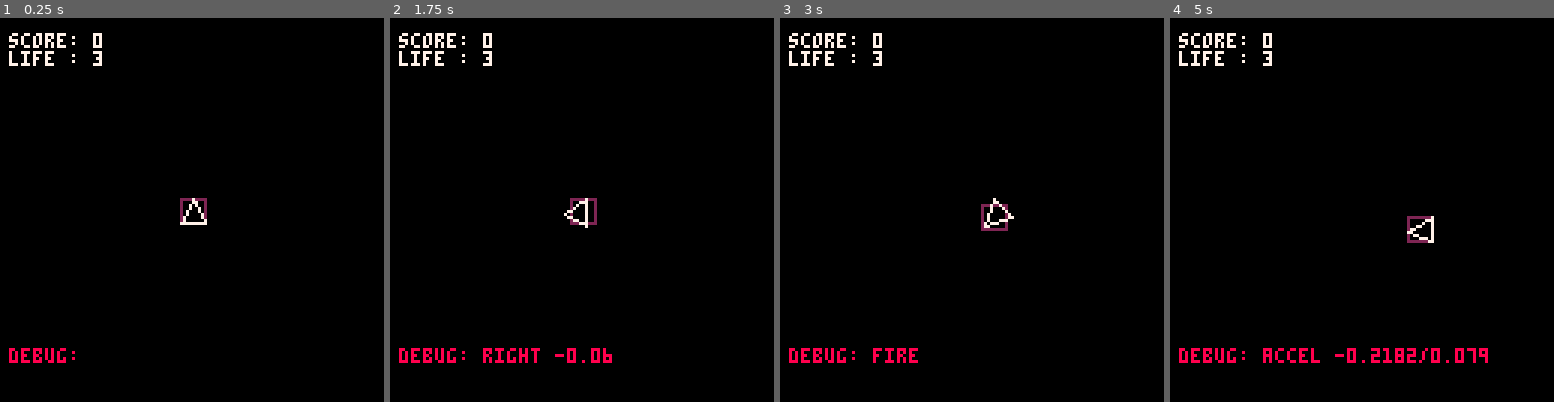
Above: before the commit, frames 1-4 (left to right).
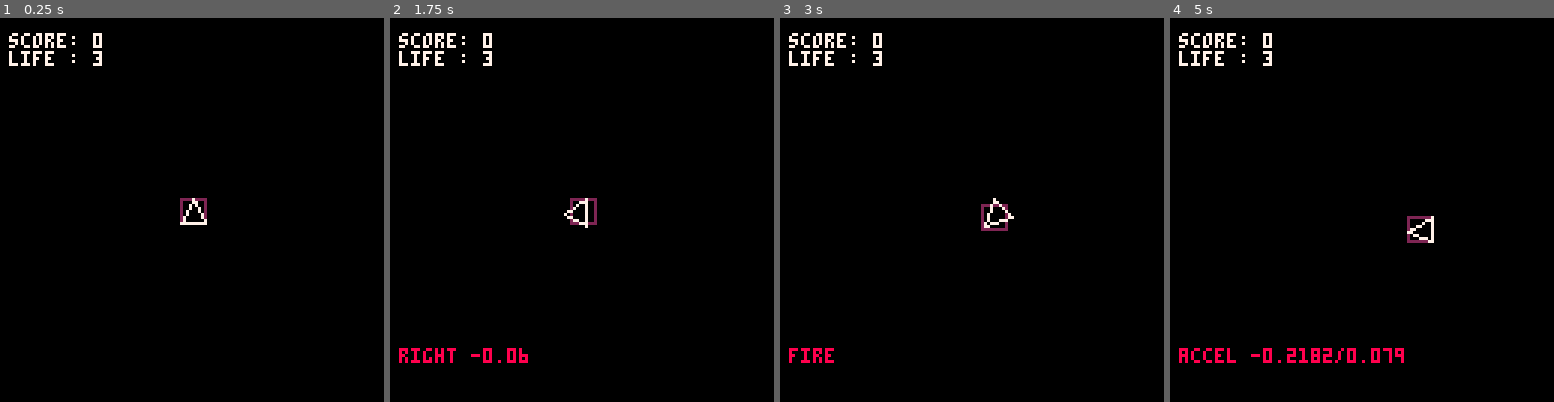
Above: after the commit, the same moments.

Repository: devcherchecollegue-org/back-to-the-90s
Game: PICO-8 cartridge asteroid.p8
Same seed, same stepped clock (60 frames per second), same inputs: the game is played once before the commit and once after it.
Inputs:
- Up to frame 1 (0.25 s): no input
- Up to frame 2 (1.75 s): tap X (X key) at 0.33, 1.07 s; hold Right from 1.6 s (still down)
- Up to frame 3 (3 s): tap X (X key) at 1.85, 2.97 s; release Right at 2.1 s; hold Up 2.15-2.42 s; hold Right from 2.47 s (still down)
- Up to frame 4 (5 s): release Right at 3.03 s; hold Left 3.08-3.58 s; hold Right 4.02-4.68 s; tap X (X key) at 4.08 s; hold Up from 4.73 s (still down)

The runs differ from the first frame. In frame 1, 0.3% of the frame differs, in the area x 2-20%, y 85-90%; in frame 2, 0.6%; in frame 3, 0.4%; in frame 4, 0.9%, in the area x 3-83%, y 85-90%.

Commit message:
fire sfx + event bugfix

Diff:
--- a/asteroid.p8
+++ b/asteroid.p8
@@ -9,14 +9,14 @@
 pmaxspeed = 3
 psize = 4
 rotspeed=0.02
-paccel, pdecel = 0.05, 0.03
+paccel, pdecel = 0.05, 0.99
 -- world
 score, life = 0, 3
 
 -- player position, velocity, angle
 px, py = 64, 64
 pvx, pvy = 0,0
-pangle = 0.0
+pangle = 0
 paccelangle = 0
 
 -- player triangle geom
@@ -41,7 +41,7 @@
 	if(btn(⬅️)) then turn_left() end
 	if(btn(➡️)) then turn_right() end
 	if(btn(⬆️)) then accel() end
-	if(btn(❎)) then fire() end
+	if(btnp(❎)) then fire() end
 	update_player()
 end
 
@@ -73,8 +73,8 @@
 -- update player vel/rot/pos/...
 function update_player()
 	-- decelerate
- pvx *= 0.99
- pvy *= 0.99
+ pvx *= pdecel
+ pvy *= pdecel
  -- cap max speed
 	if (pvx < -pmaxspeed) then pvx = -pmaxspeed end
 	if (pvy < -pmaxspeed) then pvy = -pmaxspeed end
@@ -95,7 +95,7 @@
 	print("score: "..score, 3,5)
 	print("life : "..life, 3,11)
 	if(isdebug == 1) then
-		print("debug: "..debug, 3,110,8)
+		print(debug, 3,110,8)
  end
  debug = ""
 end
@@ -121,6 +121,7 @@
 
 function fire()
  debug="fire"
+ sfx(0)
 end
 
 __gfx__
Not shown, changed: the sound effects (__sfx__) section of asteroid.p8
